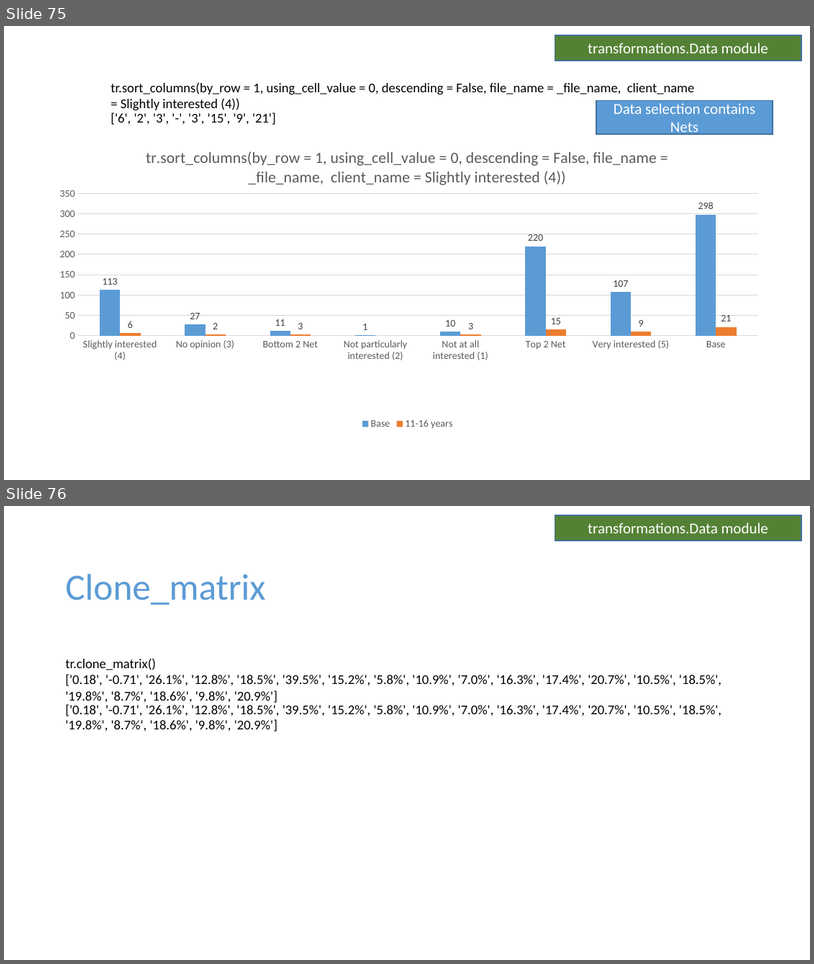
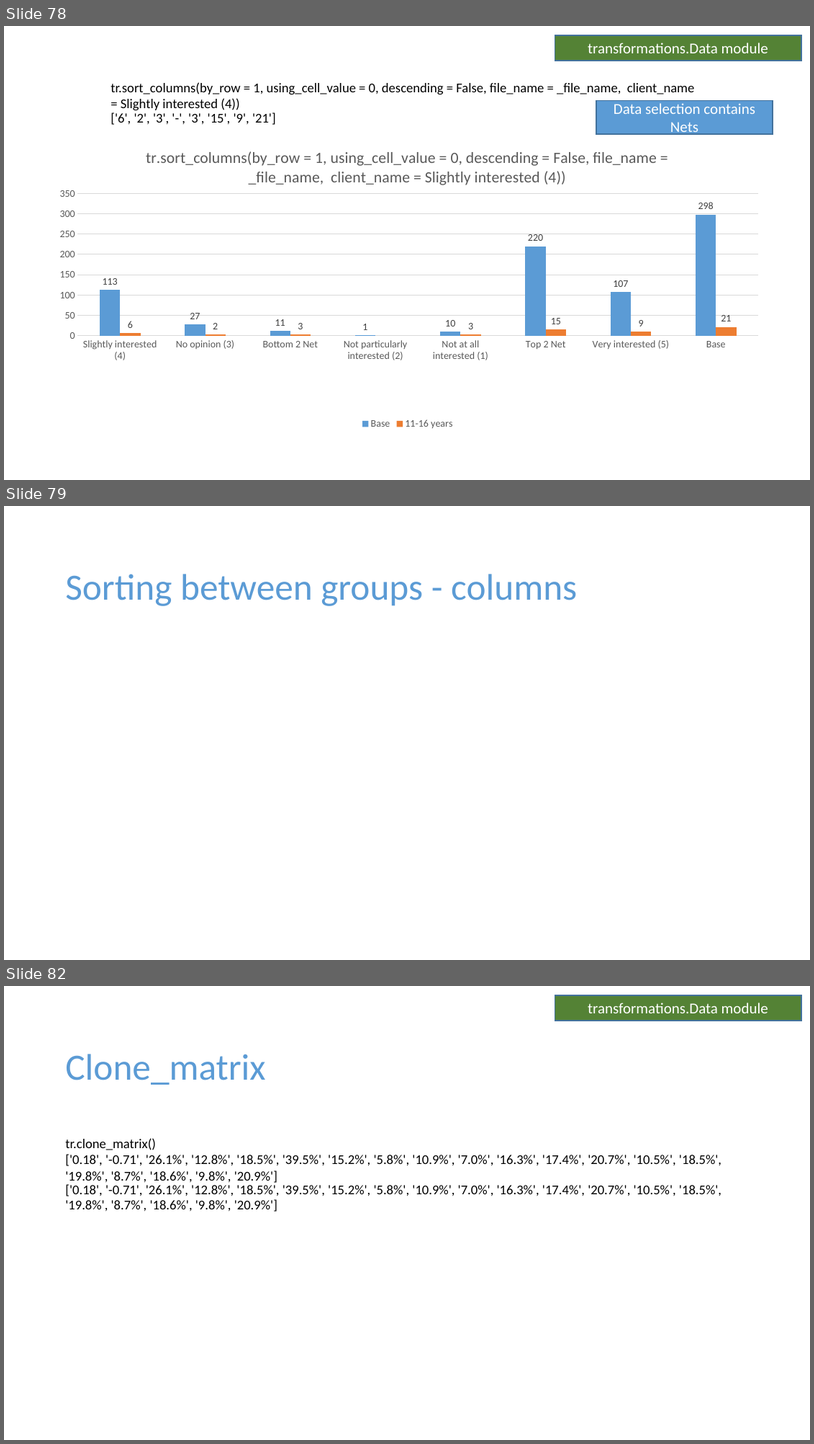
Before and after one commit to Collette-Curson/forgetdata_Slides_modules, a slide deck: Scripts/test_manual_transformations_known_good_results.pptx. Shown one above the other, each under a label of ours: slides 75 and 76 before the commit, slides 78, 79 and 82 after it; the slides between them are not shown. The pictures are 814x964 and 814x1444 pixels, drawn with LibreOffice and Linux fonts; fonts in the diff are those of the drawing. Boxes give left, top, right and bottom in pixels: in the first picture for what was removed or moved away, otherwise in the second. Text is boxed around its words. In the diff, an @@ line names an element or a change of style, - is before the commit and + after.

Commit message:
Update to include additional sorting examples with selections from multiple tables

```diff
--- a/Scripts/test_manual_transformations_known_good_results.pptx
+++ b/Scripts/test_manual_transformations_known_good_results.pptx
@@ slide 79 added at (4, 506, 810, 960), background #FFFFFF @@
@@ text added at (65, 574, 577, 606), 44 pt, text #5B9BD5 @@
+Sorting between groups - columns
@@ what was slide 75 is now slide 78 @@
@@ what was slide 76 is now slide 82 @@
```
Also in this commit, not shown: 1 slide changed, 5 other slides added.
